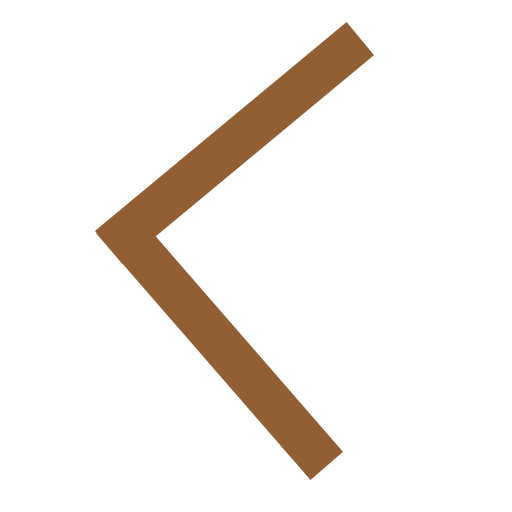
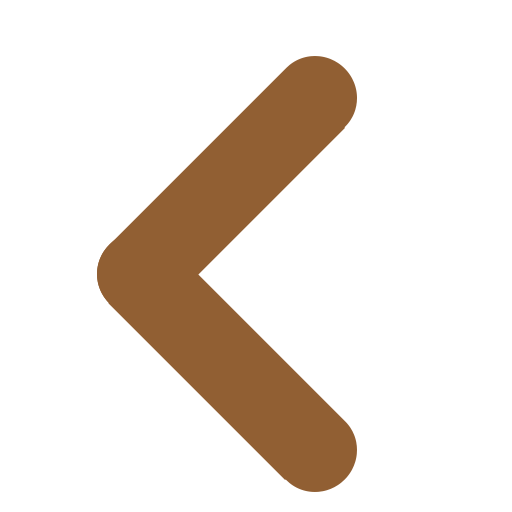
Before/after of a 512px x 512px layered artwork. What changed in the layer stack:
added layer "Ellipse 1" (1st of 2) above "Ellipse 1" over [97, 232, 357, 492]
added layer "Ellipse 1" (2nd of 2) above "矩形 1 副本" over [97, 56, 357, 316]
hid "矩形 1 副本", painted on it, unmasked it over [96, 205, 343, 480]
hid "矩形 1", painted on it, unmasked it over [95, 22, 374, 264]
hid "背景" over [95, 22, 374, 492]
